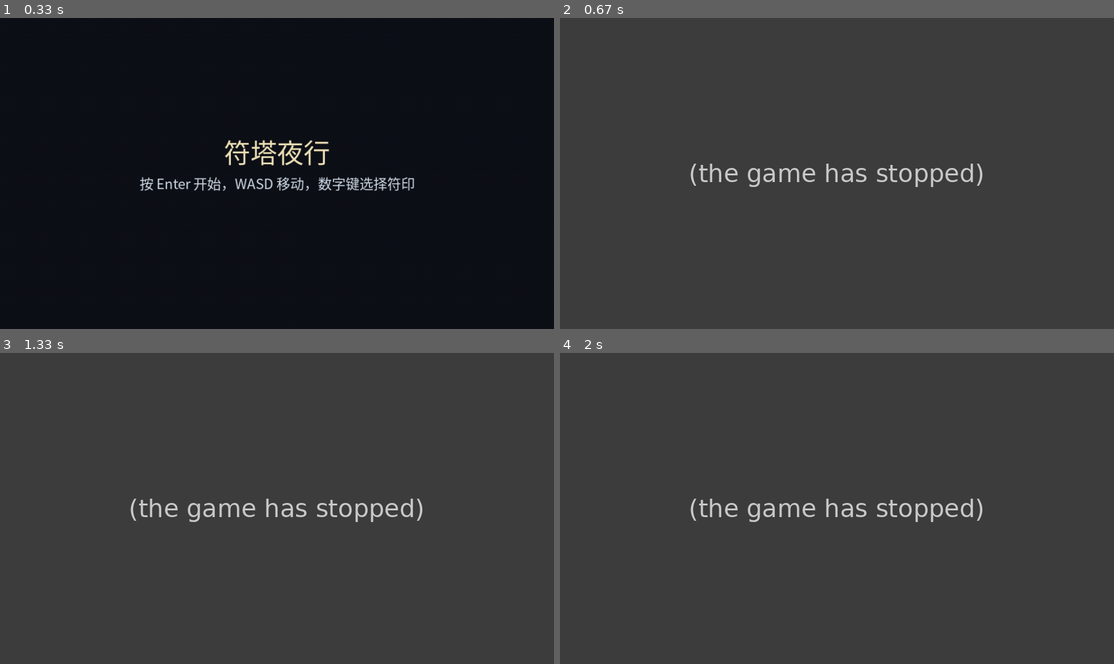
Above: before the commit, frames 1-4 (two rows, left to right).
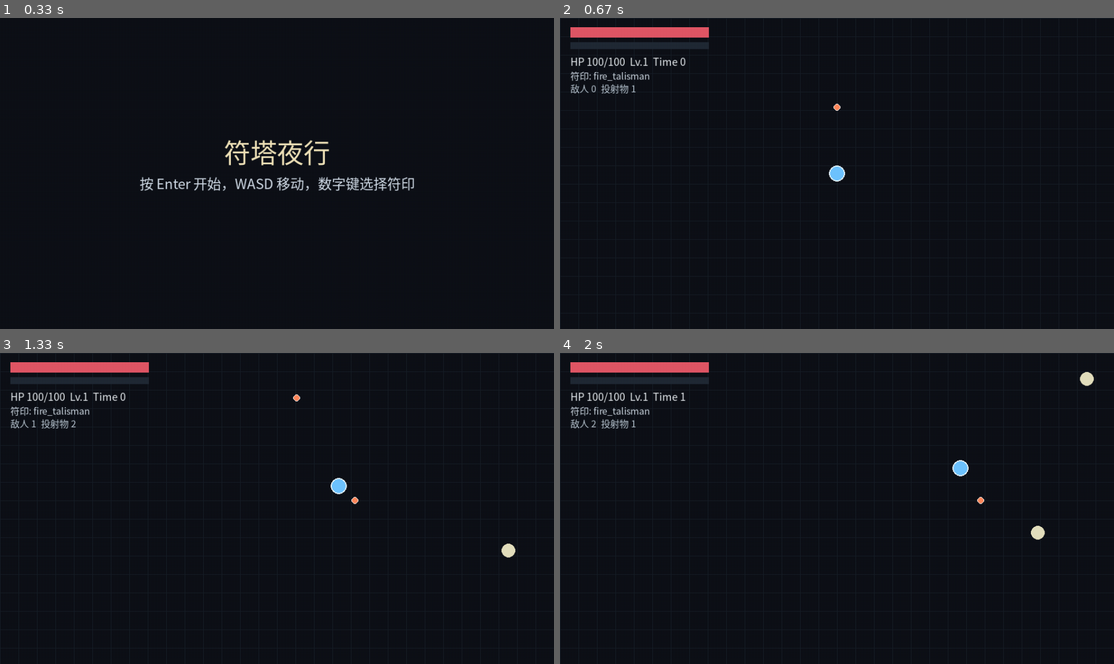
Above: after the commit, the same moments.

Repository: armenian-incorporation957/futa-night-walk
Game: pygame game, started from main.py
Two runs of this game, one before a commit and one after it. Both use one fixed random seed, a clock stepped at 60 frames per second and the inputs below.
Inputs:
- Up to frame 1 (0.33 s): no input
- Up to frame 2 (0.67 s): tap Enter at 0.33 s
- Up to frame 3 (1.33 s): hold Right 0.67-1.13 s; hold Up from 1.17 s (still down)
- Up to frame 4 (2 s): release Up at 1.47 s; hold Right 1.5-1.97 s

Frame 1 is identical in both runs. In frame 2, 100% of the frame differs, in the area x 0-100%, y 0-100%; in frame 3, 100%; in frame 4, 100%.
Error before the commit: NameError: name 'require_pygame' is not defined (run_scene.py line 128); the game stopped at 0.35 s (later frames are placeholders)

Commit message:
Fix missing pygame import in run scene

Diff:
--- a/game/scenes/run_scene.py
+++ b/game/scenes/run_scene.py
@@ -4,6 +4,7 @@
 from game.entities.pickup import Pickup
 from game.entities.player import Player
 from game.entities.projectile import Projectile
+from game.core.pygame_support import require_pygame
 from game.models.definitions import PlayerStats, RunState
 from game.scenes.base_scene import BaseScene
 from game.systems.combat_system import CombatSystem
--- a/tests/test_scenes.py
+++ b/tests/test_scenes.py
@@ -3,6 +3,7 @@
 import unittest
 from pathlib import Path
 
+import game.scenes.run_scene as run_scene_module
 from game.content.enemies_loader import load_enemies
 from game.content.skills_loader import load_skills
 from game.content.waves_loader import load_waves
@@ -30,6 +31,9 @@
     def setUp(self) -> None:
         self.app = _DummyApp()
 
+    def test_run_scene_imports_pygame_helper(self) -> None:
+        self.assertTrue(callable(run_scene_module.require_pygame))
+
     def test_menu_scene_requests_run(self) -> None:
         scene = MenuScene(self.app)
         scene.start_run()
